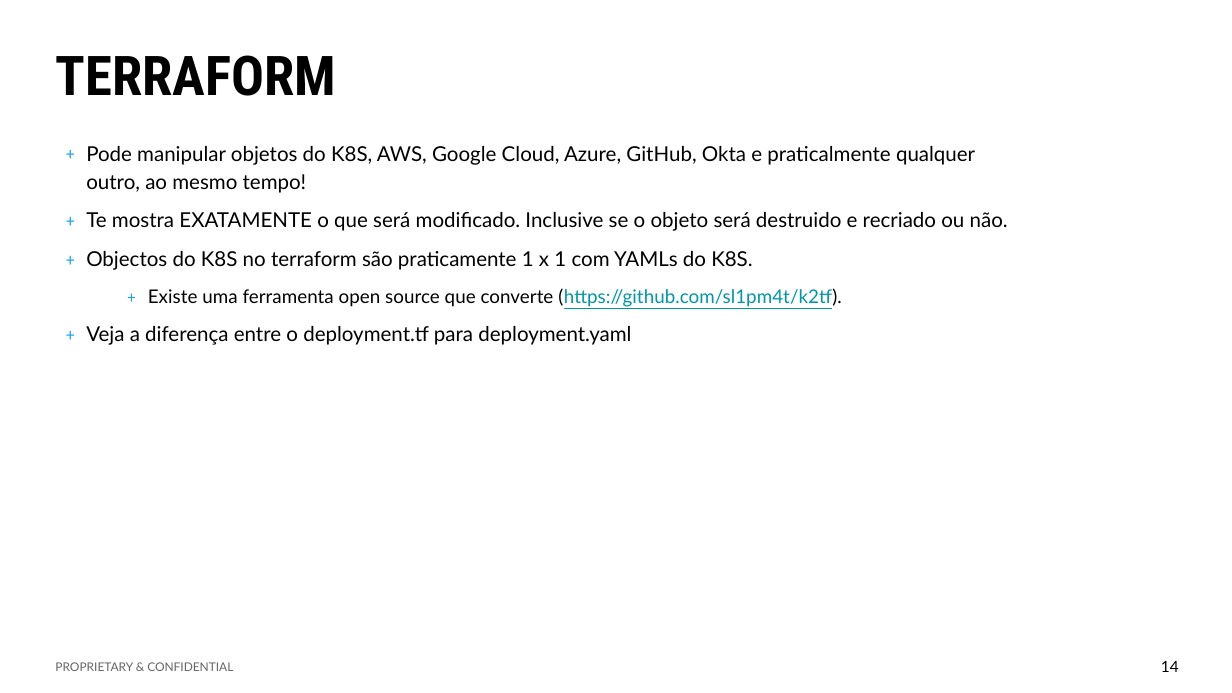
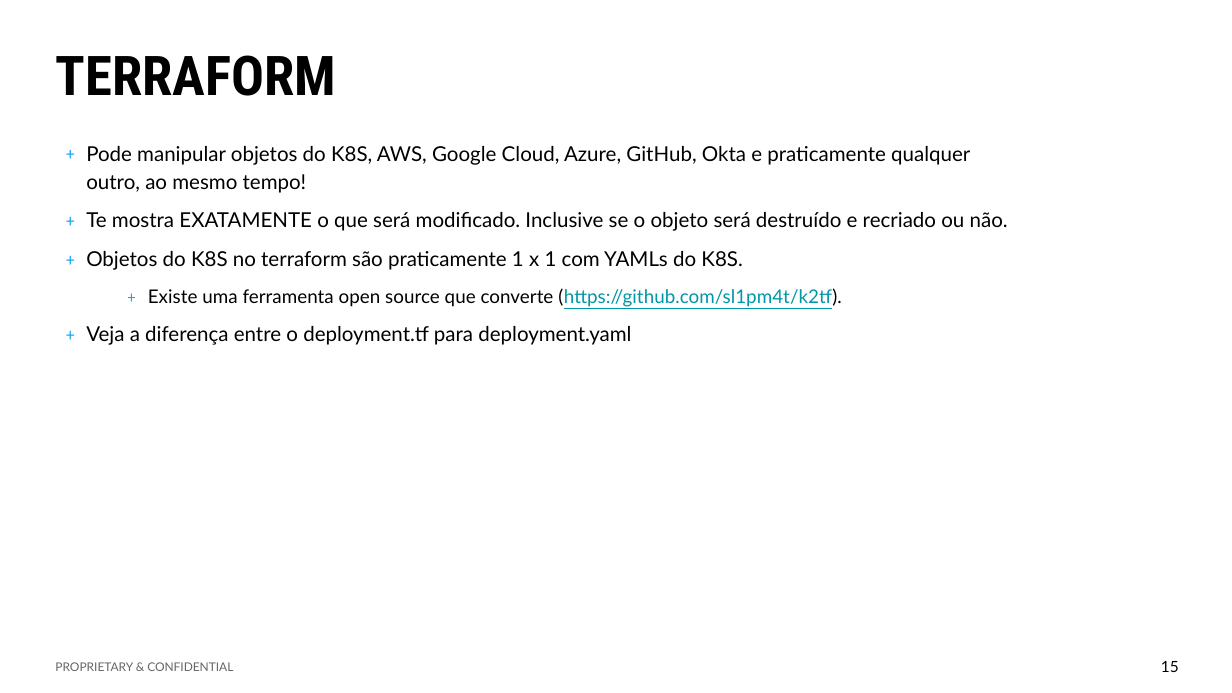
Before and after one commit to marcosdiez/presentations, a slide deck: slide 15 of 2023-05-19-Gerenciando_Kubernetes_com_Terraform_e_as_vantagens_de_nao_utilizar_Helm/presentation/2023-05-19-Juiz_de_fora.pptx (slide 14 before the commit). Drawn at 1232x693 pixels with LibreOffice and Linux fonts; fonts in the diff are those of the drawing; background and template pictures are left out. Boxes give left, top, right and bottom in pixels: in the first picture for what was removed or moved away, otherwise in the second. Text is boxed around its words. In the diff, an @@ line names an element or a change of style, - is before the commit and + after.

```diff
--- a/2023-05-19-Gerenciando_Kubernetes_com_Terraform_e_as_vantagens_de_nao_utilizar_Helm/presentation/2023-05-19-Juiz_de_fora.pptx
+++ b/2023-05-19-Gerenciando_Kubernetes_com_Terraform_e_as_vantagens_de_nao_utilizar_Helm/presentation/2023-05-19-Juiz_de_fora.pptx
@@ text at box(86, 146, 1008, 270): text changed @@
-  ﹢ Pode manipular objetos do K8S, AWS, Google Cloud, Azure, GitHub, Okta e praticalmente qualquer outro, ao mesmo tempo!
-  ﹢ Te mostra EXATAMENTE o que será modificado. Inclusive se o objeto será destruido e recriado ou não.
-  ﹢ Objectos do K8S no terraform são praticamente 1 x 1 com YAMLs do K8S.
+  ﹢ Pode manipular objetos do K8S, AWS, Google Cloud, Azure, GitHub, Okta e praticamente qualquer outro, ao mesmo tempo!
+  ﹢ Te mostra EXATAMENTE o que será modificado. Inclusive se o objeto será destruído e recriado ou não.
+  ﹢ Objetos do K8S no terraform são praticamente 1 x 1 com YAMLs do K8S.
@@ page number at box(1161, 661, 1179, 672): text changed @@
-14
+15
```
Also in this commit, not shown: 2 other slides changed, 1 slide added, 3 other files.
